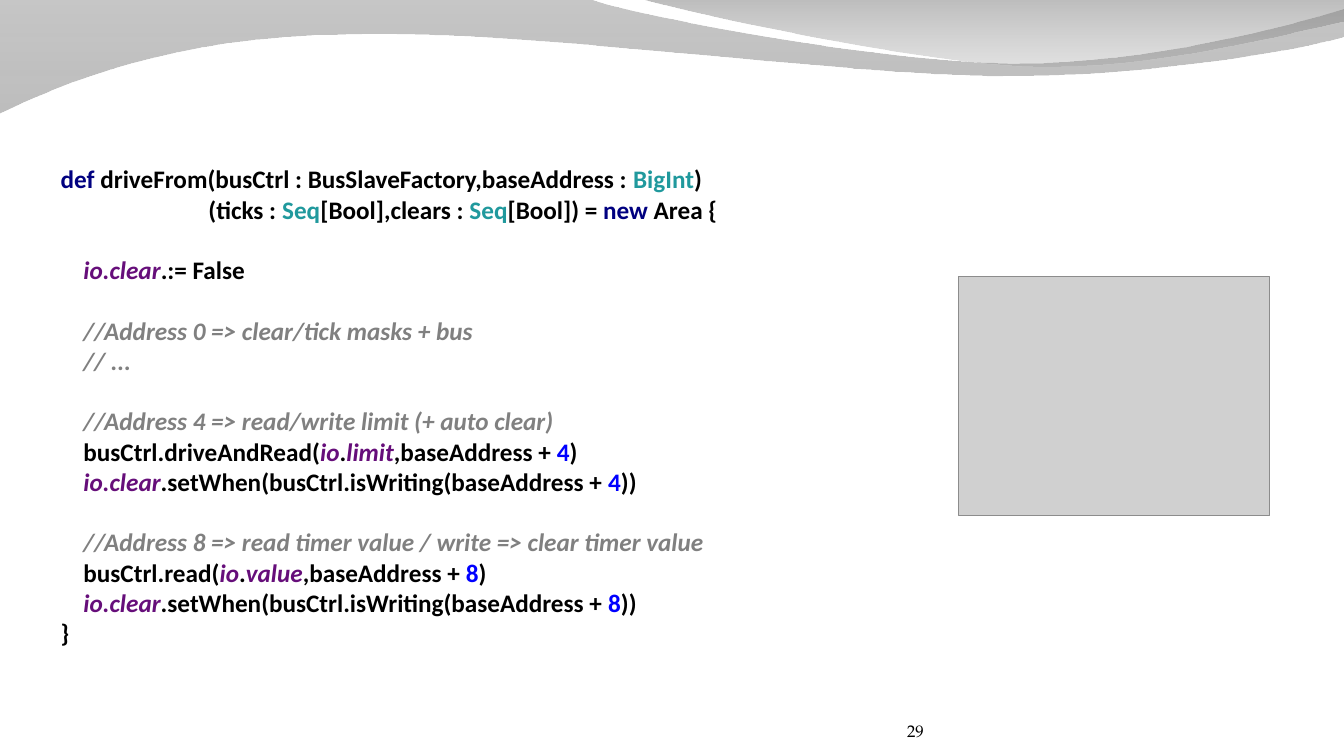
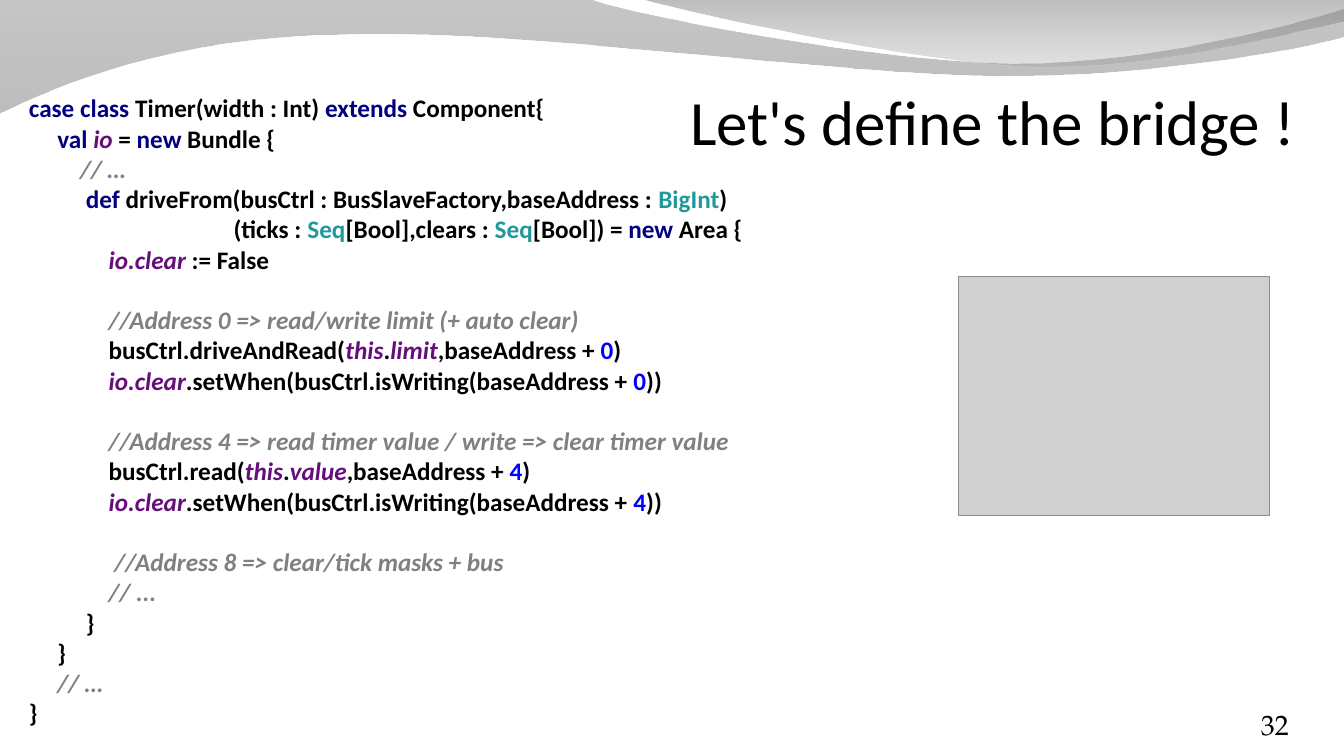
Before and after one commit to SpinalHDL/SpinalDoc, a slide deck: slide 32 of presentation/en/presentation_move_forward.odp (slide 29 before the commit). Drawn at 1344x756 pixels with LibreOffice and Linux fonts; fonts in the diff are those of the drawing; grey boxes stand for pictures; background and template pictures are left out. Boxes give left, top, right and bottom in pixels: in the first picture for what was removed or moved away, otherwise in the second. Text is boxed around its words. In the diff, an @@ line names an element or a change of style, - is before the commit and + after.

Commit message:
presentation_move_forward

```diff
--- a/presentation/en/presentation_move_forward.odp
+++ b/presentation/en/presentation_move_forward.odp
@@ text "case class Timer(width : Int) ...": place and size @@
-text "case class Timer(width : Int) ..." at (61, 169, 703, 617)
+text "case class Timer(width : Int) ..." at (29, 97, 729, 572)
@@ text at (29, 97, 544, 149): paragraphs added @@
+case class Timer(width : Int) extends Component{
+val io = new Bundle {
+// …
@@ title added at (690, 101, 1260, 156), 45 pt, text #000000 @@
+Let's define the bridge !
@@ text at (109, 251, 729, 572): text changed @@
-io.clear.:= False
-//Address 0 => clear/tick masks + bus
-// ...
-//Address 4 => read/write limit (+ auto clear)
-busCtrl.driveAndRead(io.limit,baseAddress + 4)
-io.clear.setWhen(busCtrl.isWriting(baseAddress + 4))
-//Address 8 => read timer value / write => clear timer value
-busCtrl.read(io.value,baseAddress + 8)
-io.clear.setWhen(busCtrl.isWriting(baseAddress + 8))
-}
+io.clear := False
+//Address 0 => read/write limit (+ auto clear)
+busCtrl.driveAndRead(this.limit,baseAddress + 0)
+io.clear.setWhen(busCtrl.isWriting(baseAddress + 0))
+//Address 4 => read timer value / write => clear timer value
+busCtrl.read(this.value,baseAddress + 4)
+io.clear.setWhen(busCtrl.isWriting(baseAddress + 4))
+//Address 8 => clear/tick masks + bus
+// ...
+}
+}
+// …
+}
@@ page number added at (1261, 715, 1289, 736), 20 pt, text #000000 @@
+32
@@ page number removed at (907, 725, 924, 737) @@
-29
```
Also in this commit, not shown: 33 other slides changed, 5 slides added, 2 slides removed, 1 other file.
